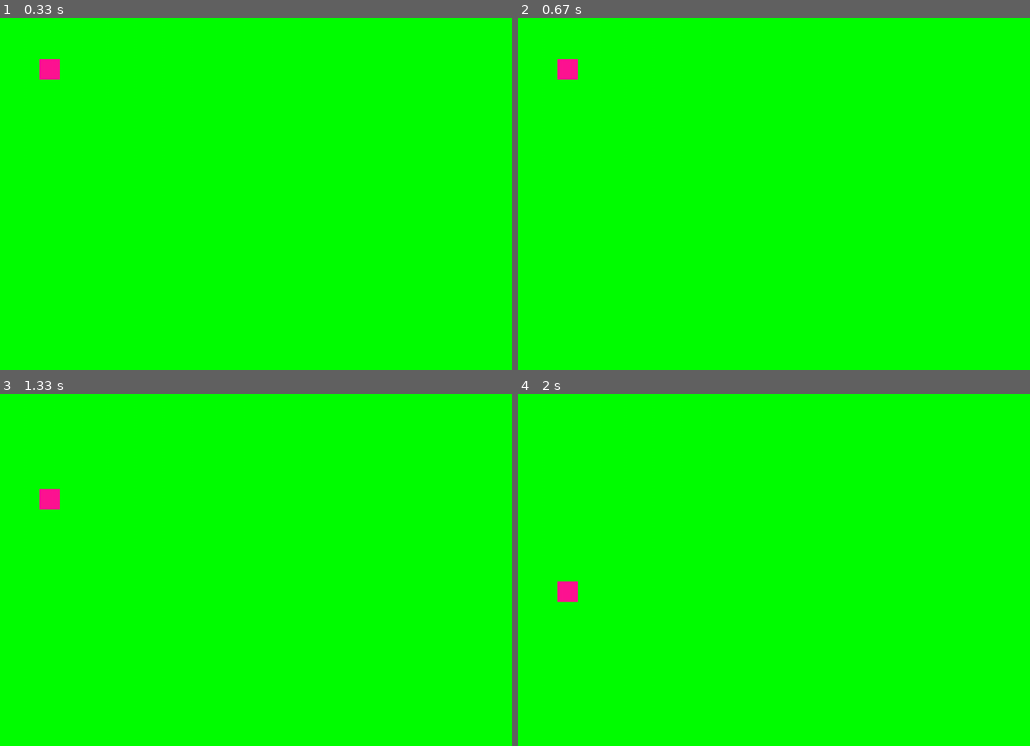
Above: before the commit, frames 1-4 (two rows, left to right).
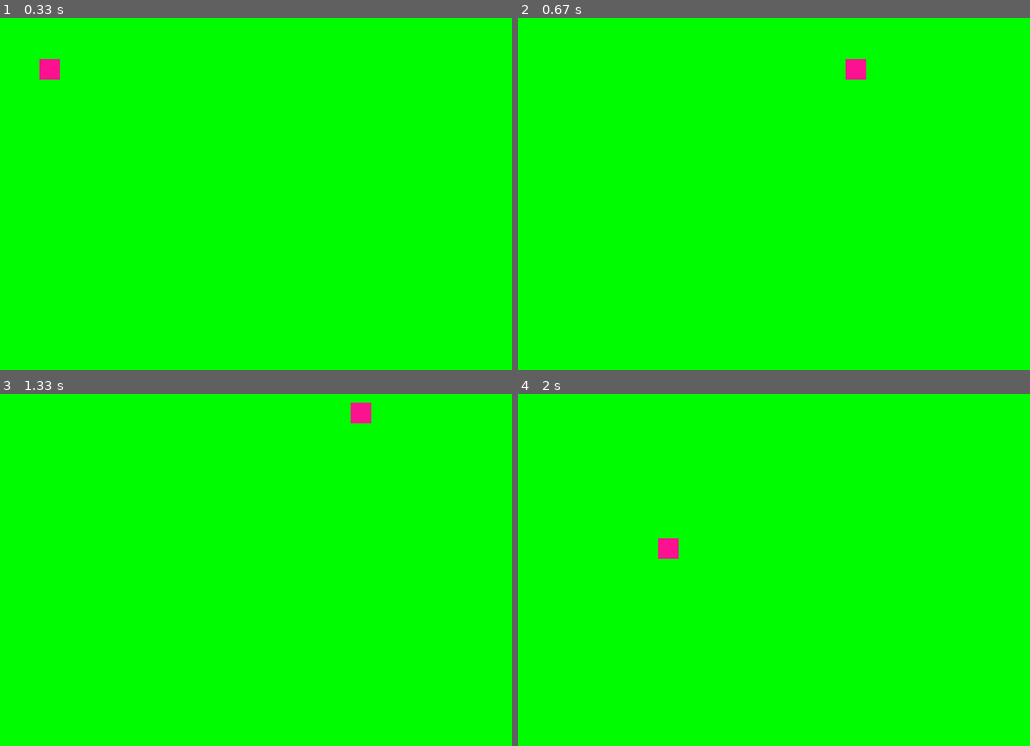
Above: after the commit, the same moments.

Repository: pmKozak/CS_Y11_term3_project1
Game: pygame game, started from pygame-examples/control.py
Two runs of this game, one before a commit and one after it. Both use one fixed random seed, a clock stepped at 60 frames per second and the inputs below.
Inputs:
- Up to frame 1 (0.33 s): no input
- Up to frame 2 (0.67 s): hold Right from 0.33 s (still down)
- Up to frame 3 (1.33 s): release Right at 0.8 s; hold Up 0.83-1.13 s; hold Right from 1.17 s (still down)
- Up to frame 4 (2 s): release Right at 1.63 s; hold Left from 1.67 s (still down)

Frame 1 is identical in both runs. In frame 2, 0.5% of the frame differs, in the area x 7-69%, y 11-18%; in frame 3, 0.5%, in the area x 7-73%, y 2-33%; in frame 4, 0.5%.

Commit message:
fix control.py

Diff:
--- a/pygame-examples/control.py
+++ b/pygame-examples/control.py
@@ -1,7 +1,17 @@
 import pygame
-from .const import Colors, Window, Gravity
-from .object import Object
+from const import Colors, Window, Gravity
+from object import Object
 
+
+def control_object(obj):
+    if pygame.key.get_pressed()[pygame.K_UP]:
+        obj.v_x -= 10
+    if pygame.key.get_pressed()[pygame.K_DOWN]:
+        obj.v_x += 10
+    if pygame.key.get_pressed()[pygame.K_RIGHT]:
+        obj.v_y += 10
+    if pygame.key.get_pressed()[pygame.K_LEFT]:
+        obj.v_y -= 10
 
 def main():
     obj = Object(
@@ -16,9 +26,7 @@
     timestep = 100
     pygame.init()
     clock = pygame.time.Clock()
-    surface = pygame.display.set_mode(
-        Window.SIZE
-    )  # Displaying on specified window size
+    surface = pygame.display.set_mode(Window.SIZE)  # Displaying on specified window size
     pygame.display.set_caption("Our game")
     run = True
     while run:
@@ -28,11 +36,7 @@
         for event in pygame.event.get():
             if event.type == pygame.QUIT:  # To quit on clicking the X
                 run = False
-        if pygame.key.get_pressed()[pygame.K_UP]:
-            pygame.KEYUP
-            obj.v_x += 10
-        if pygame.key.get_pressed()[pygame.K_DOWN]:
-            obj.v_x -= 10
+        control_object(obj)
         obj.update(Gravity.No, timestep / 1000)
         obj.draw(surface)
         pygame.display.update()  # To update the display with newly added codes
